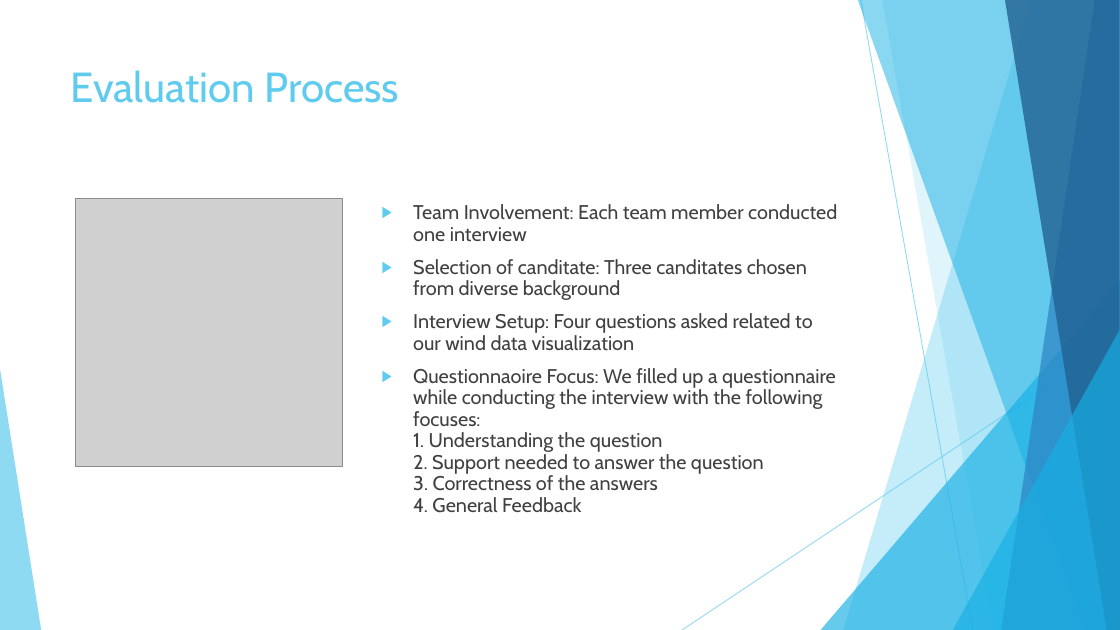
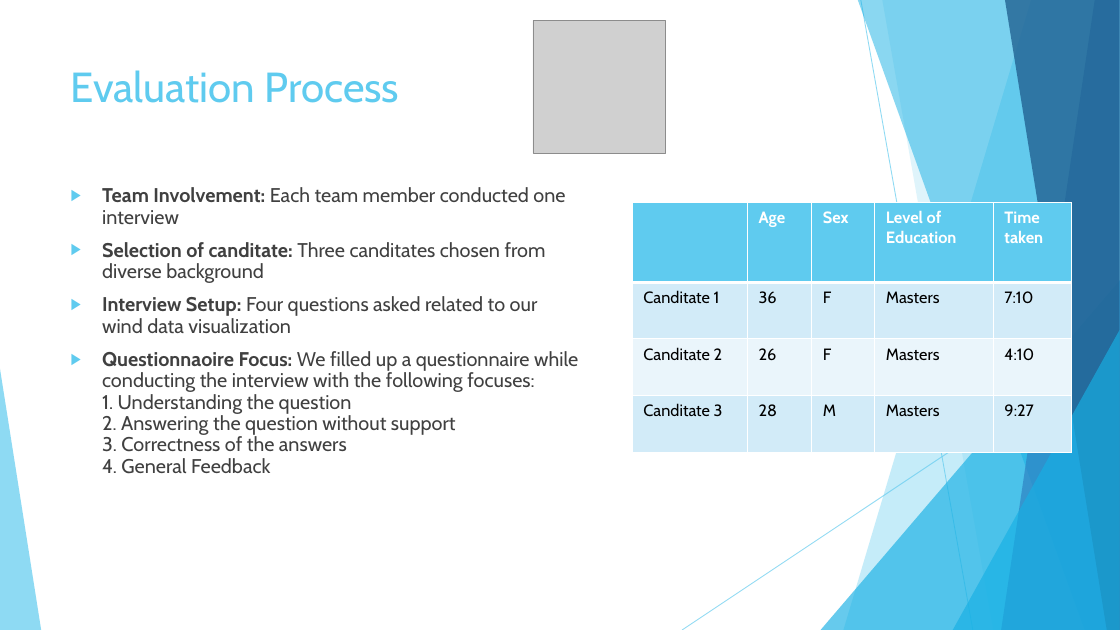
Before and after one commit to jorritvm/infovis, a slide deck: slide 6 of doc/final_presentation/group2_final_presentation.pptx (slide 8 before the commit). Drawn at 1120x630 pixels with LibreOffice and Linux fonts; fonts in the diff are those of the drawing; grey boxes stand for pictures. Boxes give left, top, right and bottom in pixels: in the first picture for what was removed or moved away, otherwise in the second. Text is boxed around its words. In the diff, an @@ line names an element or a change of style, - is before the commit and + after.

Commit message:
update final ppt after our team discussion

```diff
--- a/doc/final_presentation/group2_final_presentation.pptx
+++ b/doc/final_presentation/group2_final_presentation.pptx
@@ picture: place and size @@
-picture at bbox=[75, 198, 343, 466]
+picture at bbox=[533, 21, 665, 154]
@@ text "Team Involvement: Each team member ...": place and size @@
-text "Team Involvement: Each team member ..." at bbox=[413, 204, 837, 513]
+text "Team Involvement: Each team member ..." at bbox=[102, 187, 578, 474]
@@ text at bbox=[102, 187, 565, 333]: bold on in "Team Involvement:", "Selection of canditate:", "Interview Setup:" @@
@@ table added at bbox=[633, 202, 1071, 452], 4 rows, 5 columns @@
+ | Age | Sex | Level of Education | Time taken
+Canditate 1 | 36 | F | Masters | 7:10
+Canditate 2 | 26 | F | Masters | 4:10
+Canditate 3 | 28 | M | Masters | 9:27
@@ text at bbox=[102, 351, 578, 474]: text changed @@
-▶ Questionnaoire Focus: We filled up a questionnaire while conducting the interview with the following focuses:
-  1. Understanding the question
-  2. Support needed to answer the question
-  3. Correctness of the answers
-  4. General Feedback
+▶ Questionnaoire Focus: We filled up a questionnaire while conducting the interview with the following focuses:
+  1. Understanding the question
+  2. Answering the question without support
+  3. Correctness of the answers
+  4. General Feedback
```
Also in this commit, not shown: 6 other slides changed, 3 slides added, 3 slides removed.
